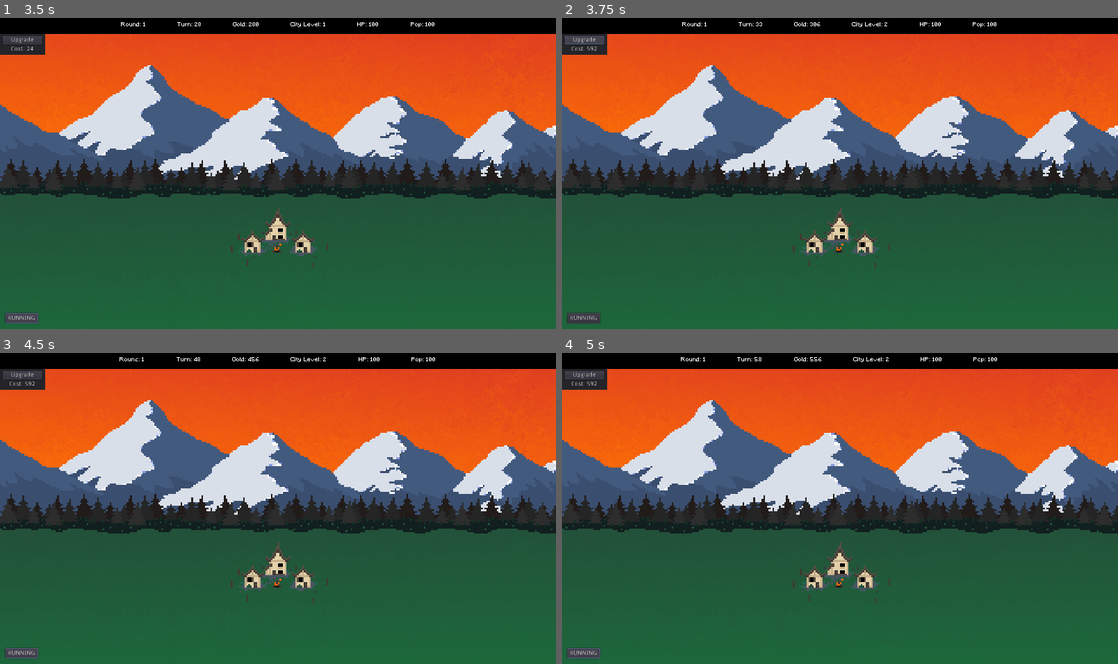
Above: before the commit, frames 1-4 (two rows, left to right).
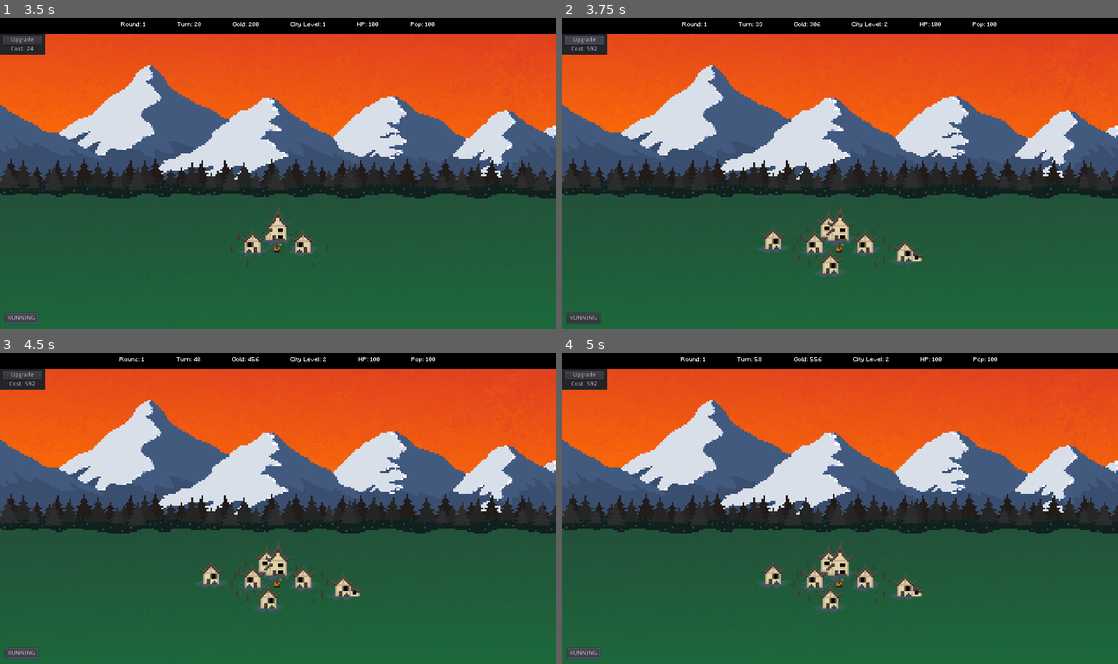
Above: after the commit, the same moments.

Repository: terrainbuilder52/Disaster_Dispatcher
Game: Godot game, scene res://scenes/TitleMenu.tscn
The game is run twice, just before and just after one commit, with the same random seed, the same clock (stepped at 60 frames per second) and the same inputs.
Inputs:
- Up to frame 1 (3.5 s): click "START" at 0.5 s; click "Upgrade" at 1.25 s; click "RUN" at 2 s; click "RUNNING" at 2.75 s
- Up to frame 2 (3.75 s): click "Upgrade" at 3.5 s
- Up to frame 3 (4.5 s): click "RUNNING" at 4.25 s
- Up to frame 4 (5 s): no input

Frame 1 is identical in both runs. In frame 2, 0.9% of the frame differs, in the area x 35-65%, y 60-84%; in frame 3, 0.9%; in frame 4, 0.9%.

Commit message:
Added new upgraded city assets

Diff:
--- a/Disaster_Dispatcher/City.gd
+++ b/Disaster_Dispatcher/City.gd
@@ -1,4 +1,9 @@
 extends Node2D
+
+var city_level_1 = preload("res://assets/city.png")
+var city_level_2 = preload("res://assets/city2.png")
+var city_level_3 = preload("res://assets/city3.png")
+
 var gold = 0
 var city_level = 1
 var max_city_level = 4
@@ -53,6 +58,11 @@
 			max_population += 100
 			city_level += 1
 
+	if city_level == 2:
+		$Sprite.texture = city_level_2
+	elif city_level == 3:
+		$Sprite.texture = city_level_3
+
 
 func _on_World_fire_disaster():
 	health -= 1
Binary file added: Disaster_Dispatcher/assets/city2.png
Not shown, added: Disaster_Dispatcher/assets/city2.png.import
Binary file added: Disaster_Dispatcher/assets/city3.png
Not shown, added: Disaster_Dispatcher/assets/city3.png.import
